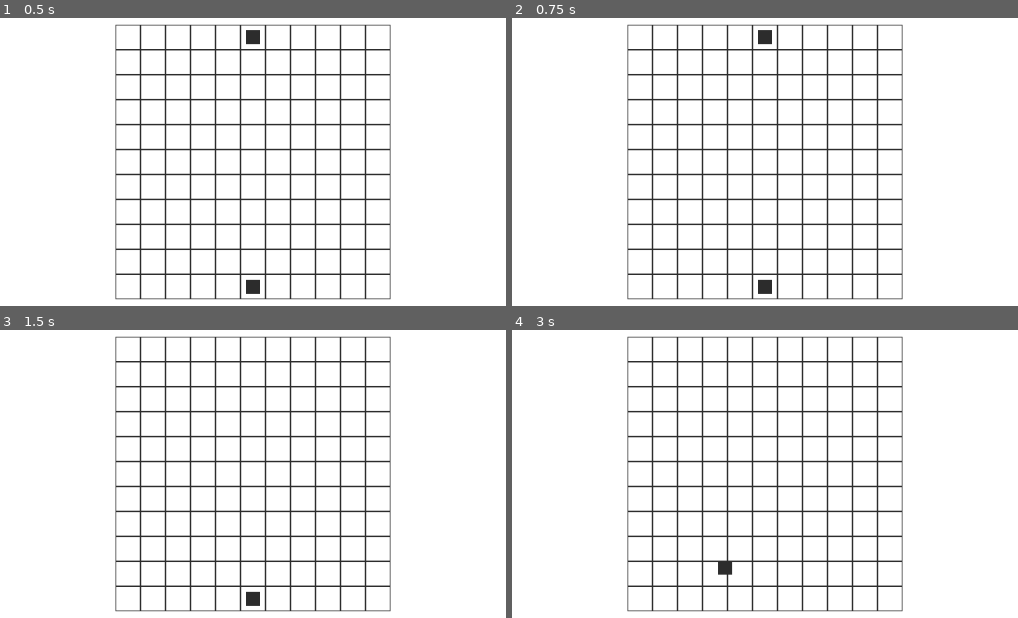
Above: before the commit, frames 1-4 (two rows, left to right).
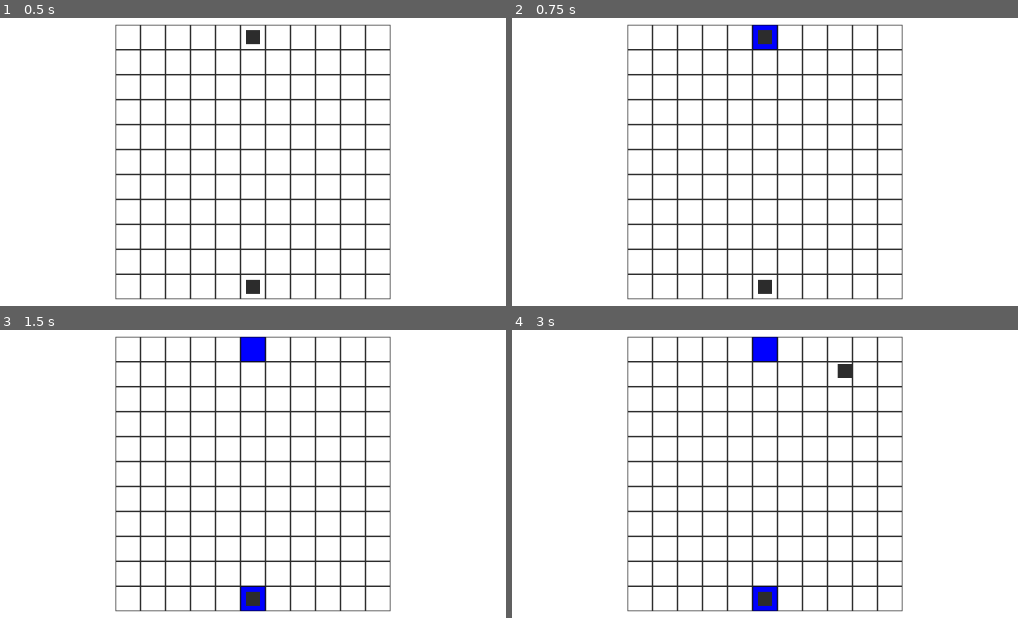
Above: after the commit, the same moments.

Repository: alejandrogonzalvo/gi
Game: Godot game, scene res://scenes/playground.tscn
Same seed, same stepped clock (60 frames per second), same inputs: the game is played once before the commit and once after it.
Inputs (mouse positions are in pixels of both pictures, inside the frame that each line leads up to):
- Up to frame 1 (0.5 s): no input
- Up to frame 2 (0.75 s): tap Enter at 0.5 s; move the mouse to (765, 38) at 0.52 s; click (765, 38) at 0.6 s
- Up to frame 3 (1.5 s): tap Space at 1.25 s; move the mouse to (253, 597) at 1.27 s; click (253, 597) at 1.35 s
- Up to frame 4 (3 s): tap Enter at 2 s; move the mouse to (845, 370) at 2.02 s; click (845, 370) at 2.1 s; tap Space at 2.75 s; move the mouse to (724, 566) at 2.77 s; click (724, 566) at 2.85 s

Frame 1 is identical in both runs. In frame 2, 0.3% of the frame differs, in the area x 47-53%, y 2-12%; in frame 3, 0.7%; in frame 4, 1.1%, in the area x 40-68%, y 2-98%.

Commit message:
change movement system

Diff:
--- a/pawn.gd
+++ b/pawn.gd
@@ -3,10 +3,11 @@
 
 var entered
 var clicked
+var movement_tiles
 
 # Called when the node enters the scene tree for the first time.
 func _ready():
-	pass # Replace with function body.
+	pass
 
 
 func _process(delta):
@@ -14,16 +15,24 @@
 		if Input.is_action_just_pressed("click"):
 			if clicked:
 				clicked = false
+				print('unclicked')
 			else:
 				clicked = true
+				movement_tiles = $Hitbox.get_overlapping_areas()
+				for tile in movement_tiles:
+					tile.emit_signal("player_moving")
 
 	if clicked and not entered:
-		if Input.is_action_just_pressed("click"):
+		if Input.is_action_just_released("click"):
 			self.position = get_global_mouse_position()
+			clicked = false
+			print('unclicked')
 
-func _on_Area2D_mouse_entered():
+func _on_Hitbox_mouse_entered():
 	entered = true
+	print('entered')
 
 
-func _on_Area2D_mouse_exited():
+func _on_Hitbox_mouse_exited():
 	entered = false
+	print('exited')
--- a/project.godot
+++ b/project.godot
@@ -26,6 +26,13 @@
  ]
 }
 
+[layer_names]
+
+2d_render/layer_1="collision"
+2d_physics/layer_1="collision"
+2d_render/layer_2="movement"
+2d_physics/layer_2="movement"
+
 [rendering]
 
 quality/2d/use_pixel_snap=true
--- /dev/null
+++ b/scenes/Area2D.gd
@@ -0,0 +1,14 @@
+extends Area2D
+
+
+signal player_moving
+
+
+# Called when the node enters the scene tree for the first time.
+func _ready():
+	pass # Replace with function body.
+
+
+# Called every frame. 'delta' is the elapsed time since the previous frame.
+#func _process(delta):
+#	pass
--- /dev/null
+++ b/scenes/Tile.gd
@@ -0,0 +1,22 @@
+extends Sprite
+
+
+onready var colored:bool = false
+
+func _ready():
+	pass # Replace with function body.
+
+
+
+func _process(delta):
+	pass
+
+
+func whiten():
+	self.modulate = Color(1, 1, 1)
+	print('whitened')
+
+
+func _on_player_moving():
+	self.modulate = Color(0, 0, 1)
+	print('modulated')
--- a/scenes/Tile.tscn
+++ b/scenes/Tile.tscn
@@ -1,13 +1,19 @@
-[gd_scene load_steps=3 format=2]
+[gd_scene load_steps=5 format=2]
 
 [ext_resource path="res://assets/tile.png" type="Texture" id=1]
+[ext_resource path="res://scenes/Tile.gd" type="Script" id=2]
+[ext_resource path="res://scenes/Area2D.gd" type="Script" id=3]
 
 [sub_resource type="RectangleShape2D" id=1]
 
 [node name="Tile" type="Sprite"]
 texture = ExtResource( 1 )
+script = ExtResource( 2 )
 
 [node name="Area2D" type="Area2D" parent="."]
+collision_mask = 2
+script = ExtResource( 3 )
 
 [node name="CollisionShape2D" type="CollisionShape2D" parent="Area2D"]
 shape = SubResource( 1 )
+[connection signal="player_moving" from="Area2D" to="." method="_on_player_moving"]
--- a/scenes/pawn.tscn
+++ b/scenes/pawn.tscn
@@ -6,13 +6,31 @@
 [sub_resource type="RectangleShape2D" id=1]
 extents = Vector2( 9.33503, 9.23306 )
 
+[sub_resource type="Shader" id=2]
+
+[sub_resource type="ShaderMaterial" id=3]
+shader = SubResource( 2 )
+
+[sub_resource type="CircleShape2D" id=4]
+radius = 43.2465
+
 [node name="pawn" type="Sprite"]
 texture = ExtResource( 2 )
 script = ExtResource( 1 )
 
-[node name="Area2D" type="Area2D" parent="."]
+[node name="Hitbox" type="Area2D" parent="."]
 
-[node name="CollisionShape2D" type="CollisionShape2D" parent="Area2D"]
+[node name="CollisionShape2D" type="CollisionShape2D" parent="Hitbox"]
 shape = SubResource( 1 )
-[connection signal="mouse_entered" from="Area2D" to="." method="_on_Area2D_mouse_entered"]
-[connection signal="mouse_exited" from="Area2D" to="." method="_on_Area2D_mouse_exited"]
+
+[node name="MovementBox" type="Area2D" parent="."]
+collision_layer = 2
+collision_mask = 2
+
+[node name="CollisionShape2D" type="CollisionShape2D" parent="MovementBox"]
+modulate = Color( 0.952941, 0.14902, 0.14902, 1 )
+self_modulate = Color( 0.956863, 0, 0, 1 )
+material = SubResource( 3 )
+shape = SubResource( 4 )
+[connection signal="mouse_entered" from="Hitbox" to="." method="_on_Hitbox_mouse_entered"]
+[connection signal="mouse_exited" from="Hitbox" to="." method="_on_Hitbox_mouse_exited"]
Not shown: 1 places in scenes/pawn.tscn that only renumber resources
